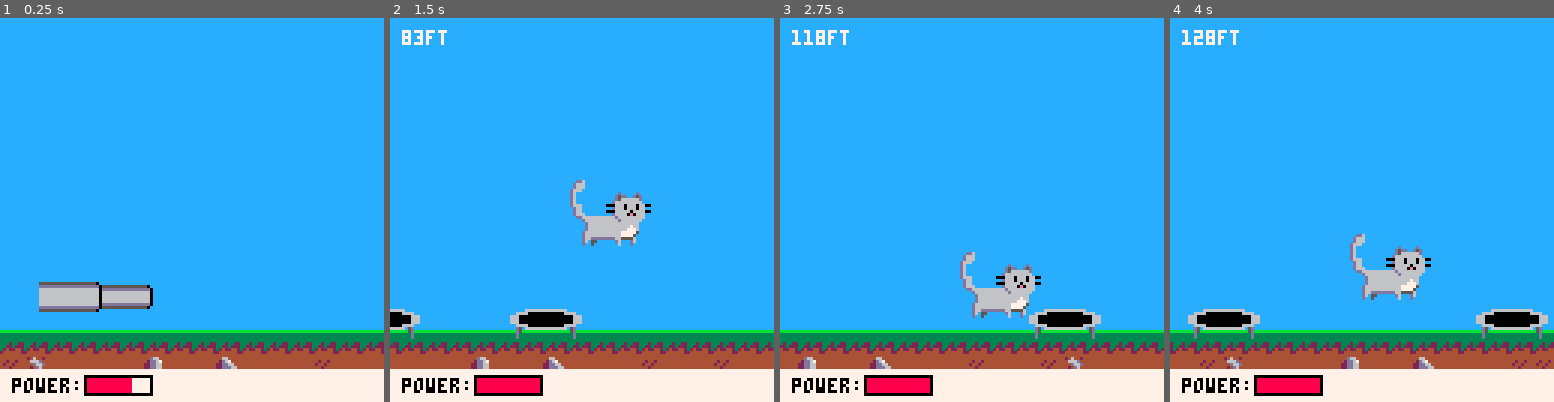
Above: before the commit, frames 1-4 (left to right).
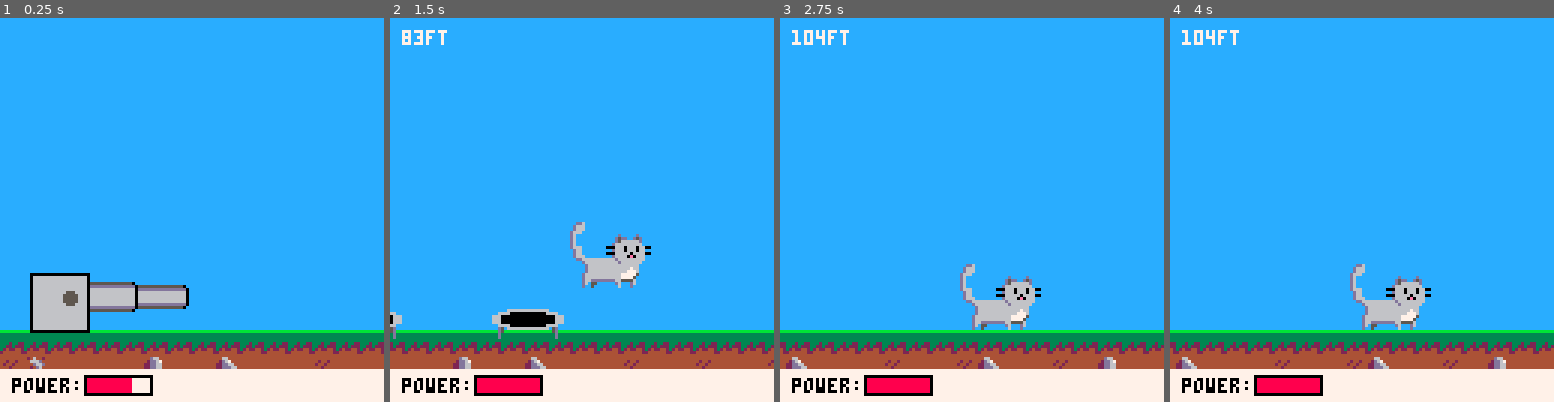
Above: after the commit, the same moments.

Repository: andrewedstrom/kitten-cannon-pico-8
Game: PICO-8 cartridge kitten-cannon.p8
Same seed, same stepped clock (60 frames per second), same inputs: the game is played once before the commit and once after it.
Inputs:
- Up to frame 1 (0.25 s): no input
- Up to frame 2 (1.5 s): tap X (X key) at 0.33, 1.07 s; tap O (Z key) at 0.7 s
- Up to frame 3 (2.75 s): tap O (Z key) at 1.7, 2.1, 2.5 s; tap X (X key) at 1.85 s; hold Up 2.15-2.42 s
- Up to frame 4 (4 s): tap O (Z key) at 2.9, 3.3, 3.7 s; tap X (X key) at 2.97 s; hold Down 3.63-3.97 s

The runs differ from the first frame. In frame 1, 3.1% of the frame differs, in the area x 7-50%, y 66-83%; in frame 2, 7.3%, in the area x 0-100%, y 42-92%; in frame 3, 4.9%; in frame 4, 7.3%.

Commit message:
draw base of cannon

Diff:
--- a/cannon.lua
+++ b/cannon.lua
@@ -3,7 +3,7 @@
 
 function make_cannon()
     return {
-        x = 13,
+        x = 25,
         y = 94,
         w = 62,
         h = 11,
@@ -17,6 +17,13 @@
             -- might be off by a few pixels
             if player and player.x > 188 then return end
             spr_r(0, 6, self.x, self.y, 4.75, 1.25, 0, 6, self.angle, 12)
+            local base_x = self.x-14
+            local base_y = self.y-8
+            local base_x2 = base_x + 17
+            local base_y2 = ground_y-1
+            rectfill(base_x-1,base_y-1, base_x2 + 1, base_y2 + 1, 0)
+            rectfill(base_x,base_y, base_x2, base_y2, 6)
+            circfill(self.x-2, self.y-1, 2, 5)
         end,
         draw_power_bar = function(self)
             local max_bar_w = self.shot_timer_cycle_time / 2
--- a/player.lua
+++ b/player.lua
@@ -30,6 +30,15 @@
                 self.dx = self.dx * 0.7
             end
 
+            if not self.on_ground then
+                self.y = self.y + self.dy
+                self.x = self.x + self.dx
+                self.feet_traveled = self.feet_traveled + self.dx / one_foot_in_pixels
+            end
+
+            -- kitten cannot go below ground
+            self.y = min(ground_y - self.h, self.y)
+
             -- check for collisions
             local hitbox = self:hitbox()
             for obstacle in all(obstacles) do
@@ -42,23 +51,14 @@
                     self.dx = self.dx * obstacle.boost_multiplier
                 end
             end
-
-            -- update x and y
-            if not self.on_ground then
-                self.y = self.y + self.dy
-                self.x = self.x + self.dx
-                self.feet_traveled = self.feet_traveled + self.dx / one_foot_in_pixels
-            end
-
-            -- kitten cannot go below ground
-            self.y = min(ground_y - self.h, self.y)
         end,
         draw = function(self)
             if self.y < 0 - self.h then
                 local x = self.x + 13
-                local distance_from_ground = ceil((ground_y - self.y) / one_foot_in_pixels)
+                local distance_from_ground =
+                    ceil((ground_y - self.y) / one_foot_in_pixels)
                 print("\x8f", x, 0, 7) -- we use the top half of the diamond symbol as the pointy part of the height box
-                print_in_box(distance_from_ground.."ft", x + 4, 6, 7, 0)
+                print_in_box(distance_from_ground .. "ft", x + 4, 6, 7, 0)
             else
                 palt(0, false)
                 palt(15, true)
